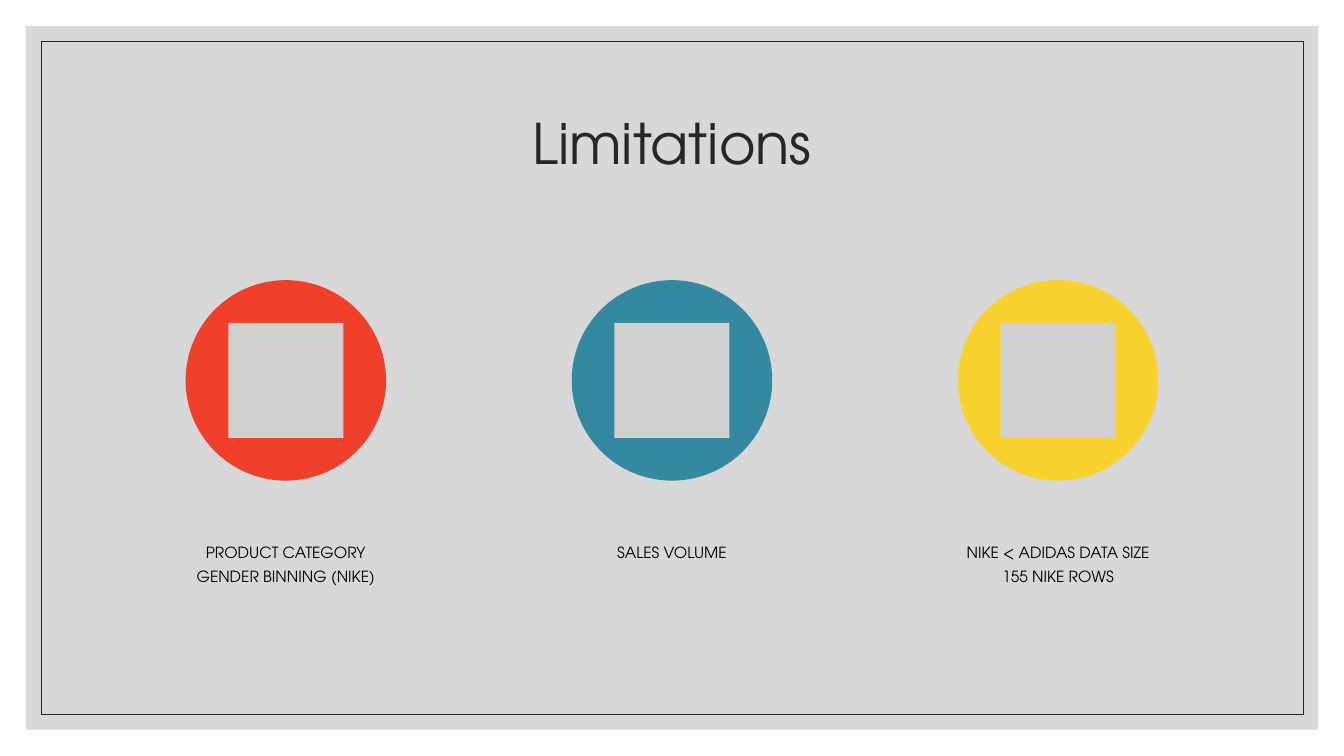
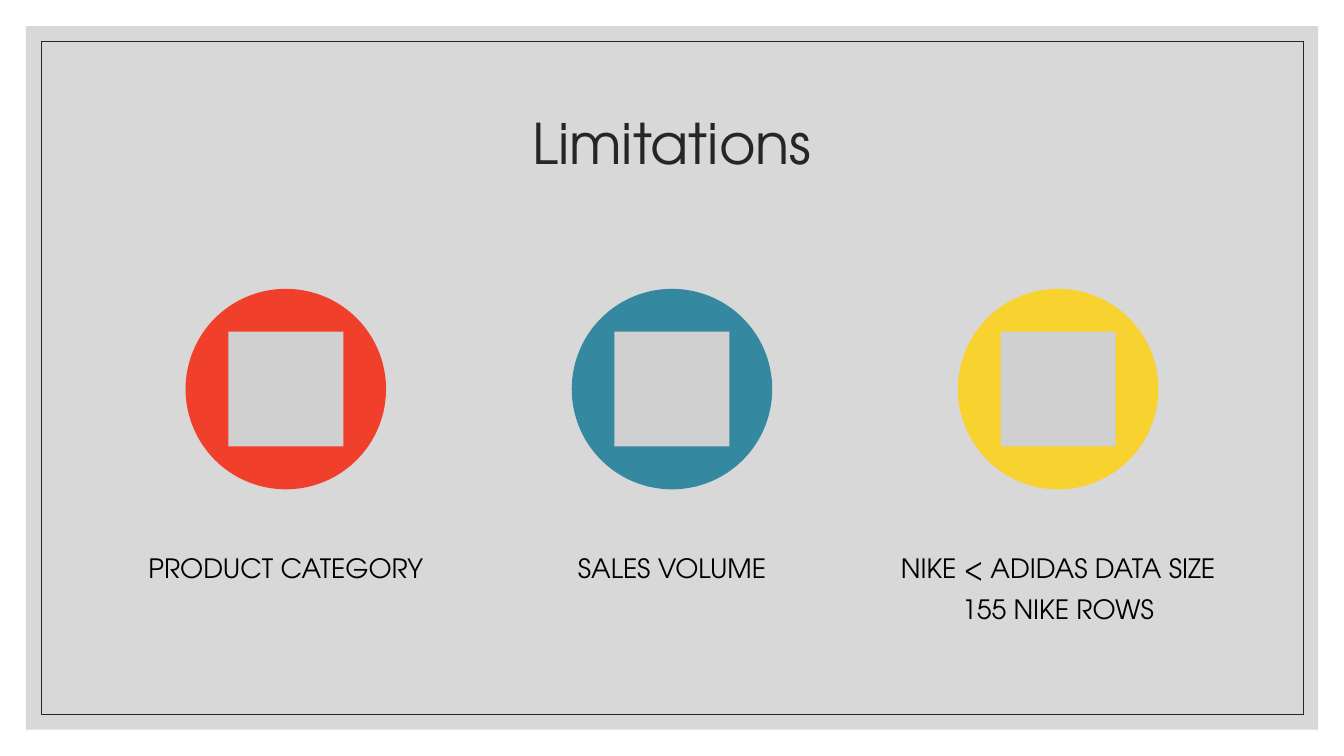
Before and after one commit to abgarberpaul/Nike-vs-Adidas, a slide deck: slide 4 of Nike_vs_Adidas.pptx. Drawn at 1344x756 pixels with LibreOffice and Linux fonts; fonts in the diff are those of the drawing; grey boxes stand for pictures. Boxes give left, top, right and bottom in pixels: in the first picture for what was removed or moved away, otherwise in the second. Text is boxed around its words. In the diff, an @@ line names an element or a change of style, - is before the commit and + after.

Commit message:
update powerpoint presentation

```diff
--- a/Nike_vs_Adidas.pptx
+++ b/Nike_vs_Adidas.pptx
@@ 3 pictures, 3 ellipses: place and size @@
-3 pictures, 3 ellipses at [186,280,1158,481]
+3 pictures, 3 ellipses at [186,289,1158,490]
@@ size 11 to 19 pt; more space between paragraphs in 3 elements at [578,558,766,579], [901,558,1215,620], [148,558,424,579] @@
@@ text "PRODUCT CATEGORY": place and size @@
-text "PRODUCT CATEGORY" at [197,546,375,585]
+text "PRODUCT CATEGORY" at [148,558,424,579]
@@ text "SALES VOLUME": place and size @@
-text "SALES VOLUME" at [617,546,727,558]
+text "SALES VOLUME" at [578,558,766,579]
@@ text "NIKE < ADIDAS DATA SIZE": place and size @@
-text "NIKE < ADIDAS DATA SIZE" at [967,546,1149,582]
+text "NIKE < ADIDAS DATA SIZE" at [901,558,1215,620]
@@ text at [197,570,375,585]: paragraph removed @@
-GENDER BINNING (NIKE)
```
Also in this commit, not shown: 2 other slides changed, 4 slides added, 1 slide removed.
